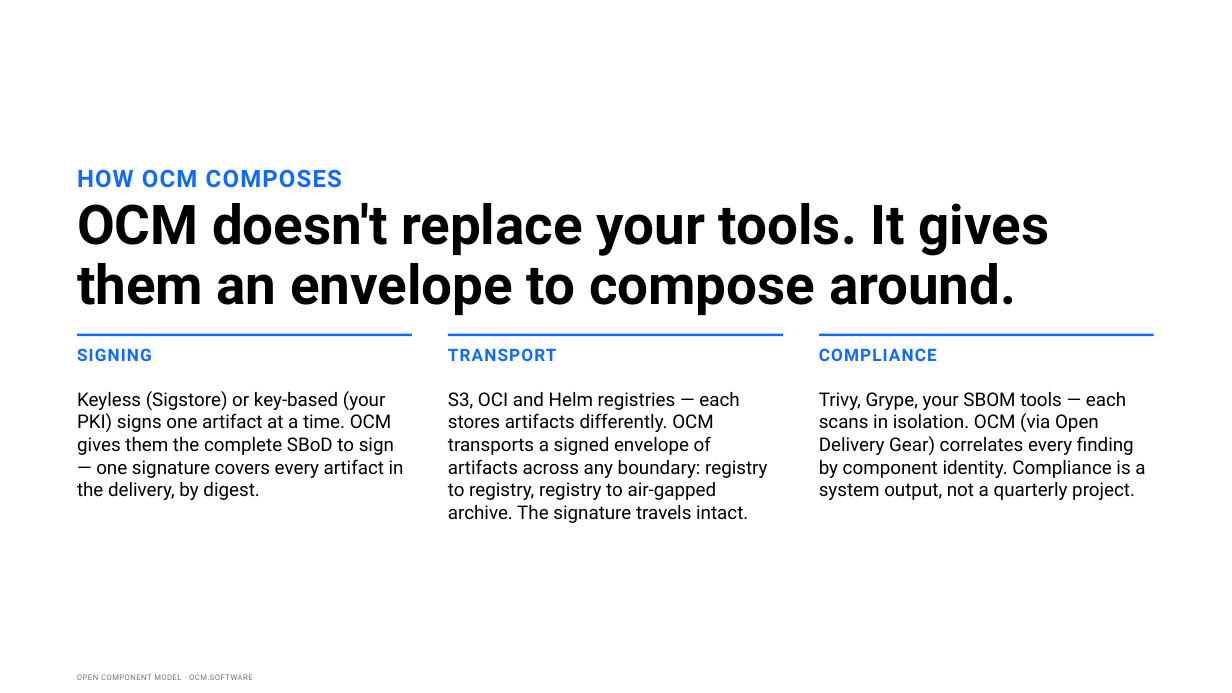
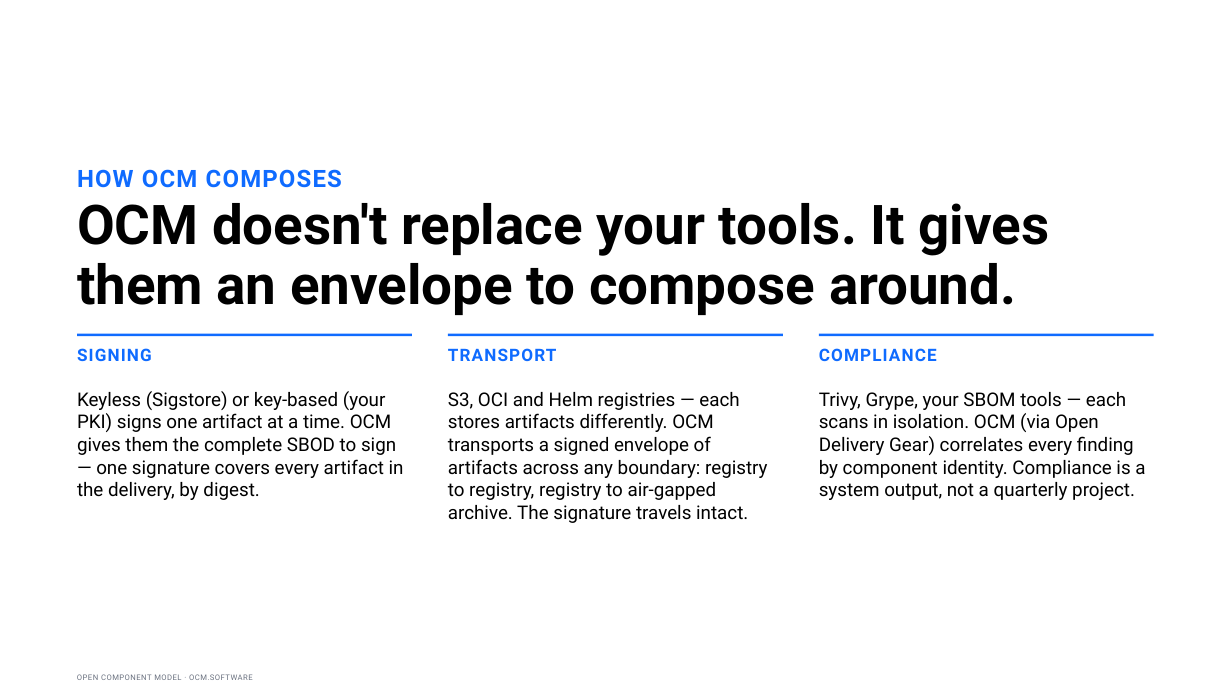
Before and after one commit to morri-son/open-component-model, a slide deck: slide 6 of docs/community/marketing/decks/exec-phase1/OCM-Sovereign-Delivery-Exec.pptx. Drawn at 1232x693 pixels with LibreOffice and Linux fonts; fonts in the diff are those of the drawing. Boxes give left, top, right and bottom in pixels: in the first picture for what was removed or moved away, otherwise in the second. Text is boxed around its words. In the diff, an @@ line names an element or a change of style, - is before the commit and + after.

```diff
--- a/docs/community/marketing/decks/exec-phase1/OCM-Sovereign-Delivery-Exec.pptx
+++ b/docs/community/marketing/decks/exec-phase1/OCM-Sovereign-Delivery-Exec.pptx
@@ text at (77, 391, 404, 500): text changed @@
-Keyless (Sigstore) or key-based (your PKI) signs one artifact at a time. OCM gives them the complete SBoD to sign — one signature covers every artifact in the delivery, by digest.
+Keyless (Sigstore) or key-based (your PKI) signs one artifact at a time. OCM gives them the complete SBOD to sign — one signature covers every artifact in the delivery, by digest.
```
Also in this commit, not shown: 5 other slides changed, 16 other files.
